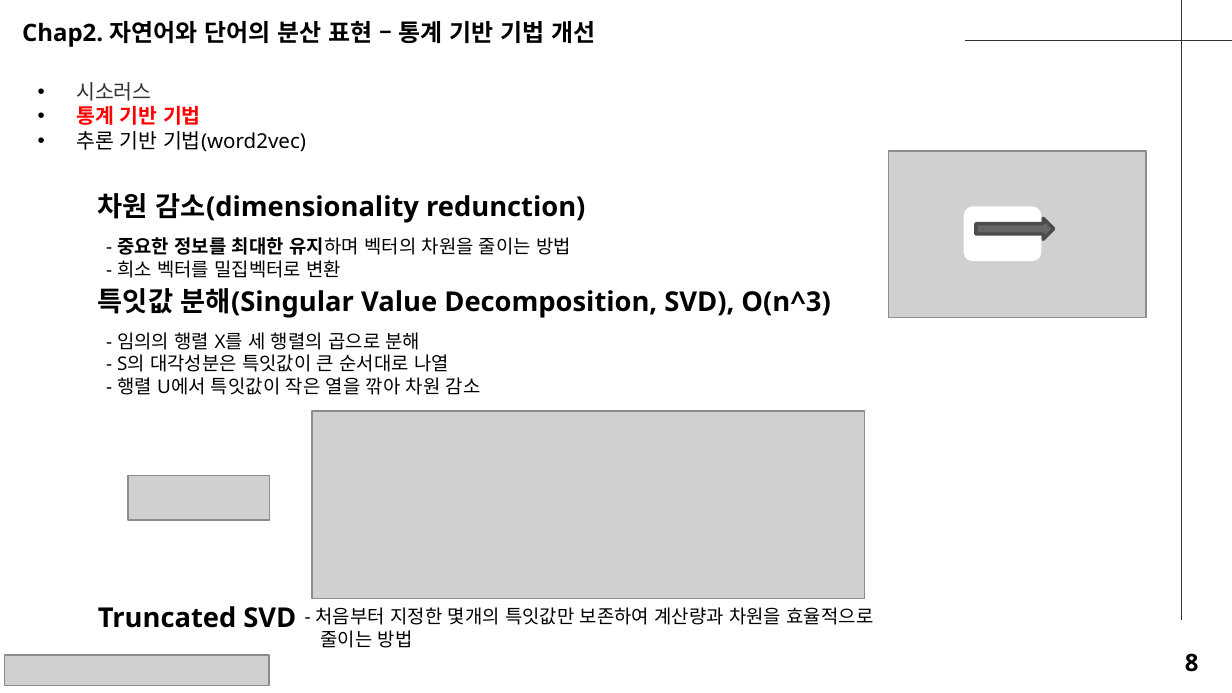
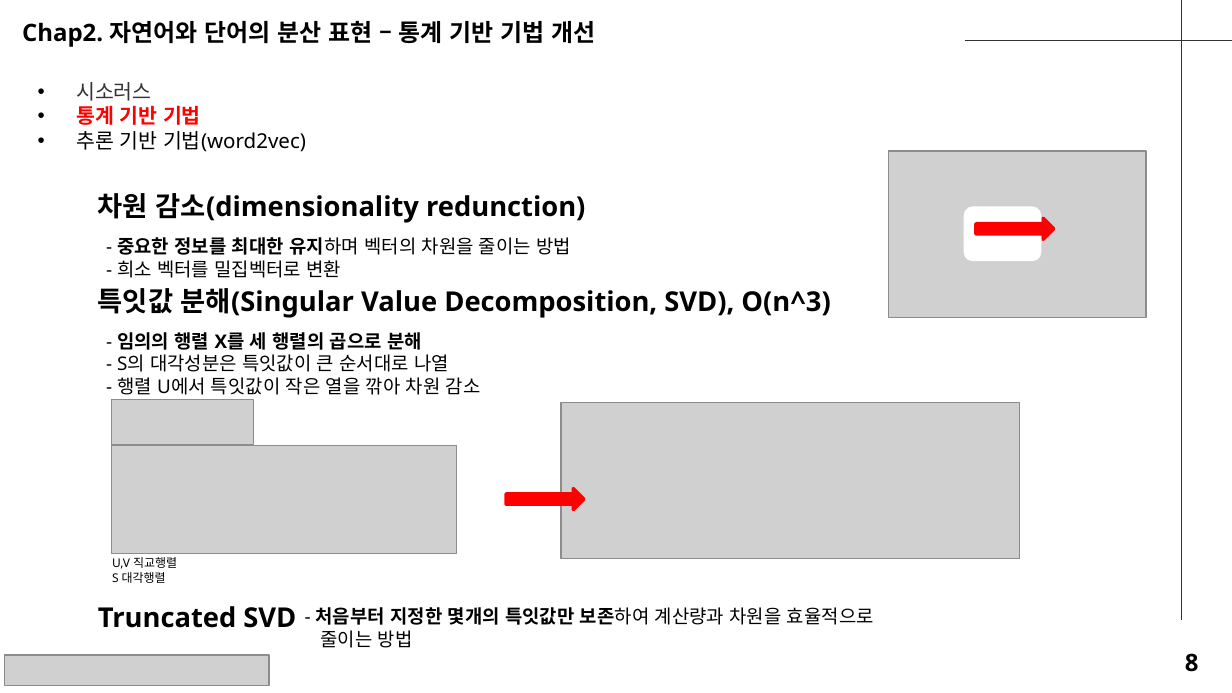
Before and after one commit to seungdeng/Deep-Learning-from-Scratch, a slide deck: slide 8 of study/발표자료/20250220_밑딥2_이승건_chap2345발표자료_NotoSans.pptx. Drawn at 1232x693 pixels with LibreOffice and Linux fonts; fonts in the diff are those of the drawing; grey boxes stand for pictures. Boxes give left, top, right and bottom in pixels: in the first picture for what was removed or moved away, otherwise in the second. Text is boxed around its words. In the diff, an @@ line names an element or a change of style, - is before the commit and + after.

```diff
--- a/study/발표자료/20250220_밑딥2_이승건_chap2345발표자료_NotoSans.pptx
+++ b/study/발표자료/20250220_밑딥2_이승건_chap2345발표자료_NotoSans.pptx
@@ right arrow at (976,218,1053,239): fill #666666 to #FF0000; outline #4B4B4B 2 pt to #FF0000 2 pt @@
@@ text "- 임의의 행렬 X를 세 ..." at (117,332,481,395): bold on in "임의의 행렬 X를 세 행렬의 곱으로 분해" @@
@@ picture: place and size @@
-picture at (128,476,270,520)
+picture at (112,399,254,444)
@@ picture: place and size @@
-picture at (312,411,865,600)
+picture at (561,403,1019,559)
@@ picture added at (112,445,457,553) @@
@@ right arrow added at (506,489,584,510), fill #FF0000, outline #FF0000 2 pt @@
@@ text "U,V 직교행렬" rewrapped from (794,598,847,599) to (112,557,177,583) @@
@@ text "- 처음부터 지정한 몇개의 특잇값만 ..." at (316,607,874,648): bold on in "처음부터 지정한 몇개의 특잇값만 보존하여" @@
```
Also in this commit, not shown: 7 other slides changed.
